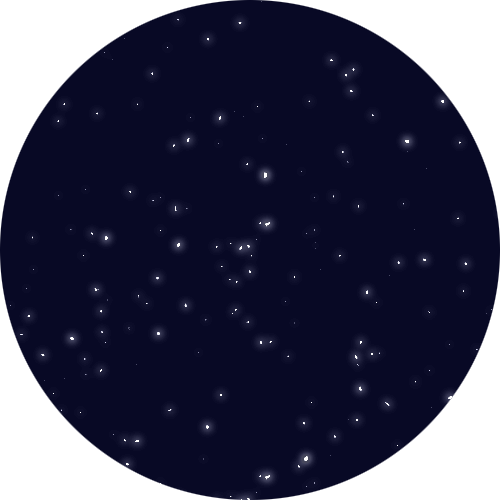
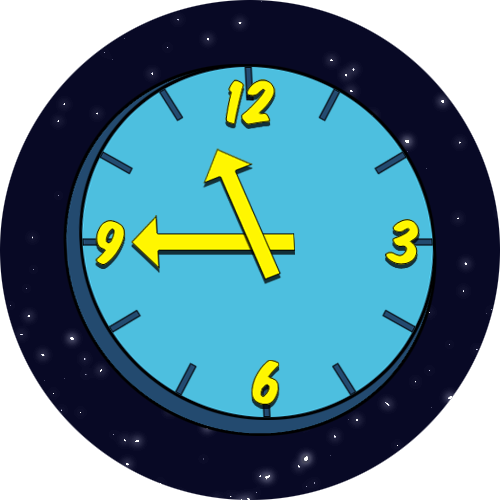
Two versions of the same layered image (500x500). Layer-by-layer changes:
removed layer "Layer 1" over (63, 64, 437, 436)
added layer "Short Arm" above "Long Arm" over (202, 148, 282, 281)
added layer "Long Arm" above "12" over (131, 215, 296, 269)
added layer "12" above "3" over (224, 79, 276, 125)
added layer "3" above "6" over (385, 219, 421, 265)
added layer "6" above "9" over (251, 360, 280, 405)
added layer "9" above "Clock Face Ticks" over (95, 220, 126, 265)
added layer "Clock Face Ticks" above "Clock Face Light" over (82, 67, 433, 417)
added layer "Clock Face Light" above "Clock Face Dark" over (78, 64, 437, 420)
added layer "Clock Face Dark" above "Background" over (63, 64, 437, 436)
added layer "Background" over (63, 64, 437, 436)
